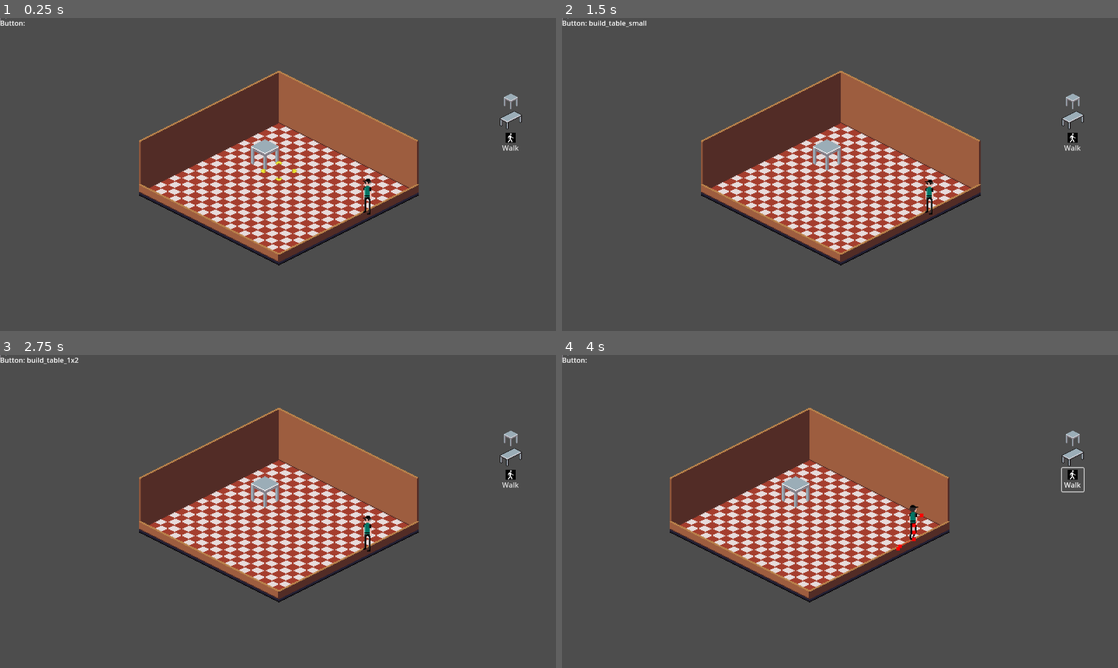
Above: before the commit, frames 1-4 (two rows, left to right).
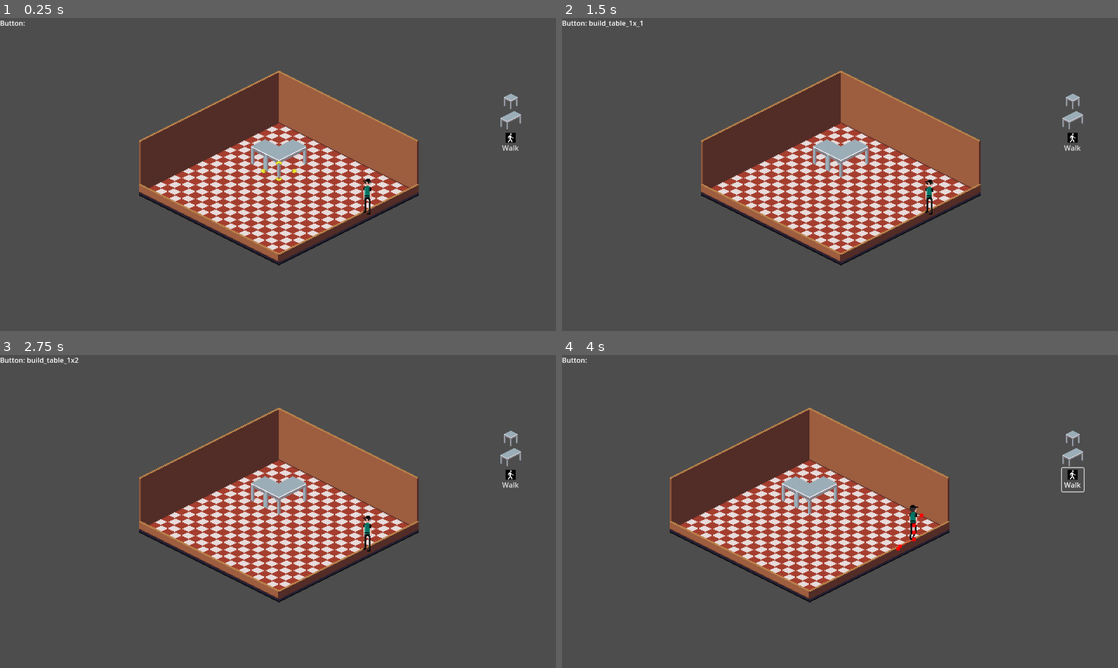
Above: after the commit, the same moments.

Repository: Evil-As-Shit/Za
Game: Godot game, scene res://Scenes/test.tscn
Same seed, same stepped clock (60 frames per second), same inputs: the game is played once before the commit and once after it.
Inputs (mouse positions are in pixels of both pictures, inside the frame that each line leads up to):
- Up to frame 1 (0.25 s): no input
- Up to frame 2 (1.5 s): click (1073, 99) at 0.52 s; click (1073, 99) at 1.27 s
- Up to frame 3 (2.75 s): click (511, 458) at 2 s
- Up to frame 4 (4 s): click "Walk" at 2.75 s; tap Enter at 3.5 s; move the mouse to (962, 495) at 3.52 s; press the mouse at (962, 495) at 3.53 s; hold D (right) from 3.53 s (still down)

The runs differ from the first frame. In frame 1, 0.4% of the frame differs, in the area x 0-94%, y 0-52%; in frame 2, 0.4%; in frame 3, 0.4%; in frame 4, 0.4%.

Commit message:
feat: BuildController knows when a build button has been pressed.

Diff:
--- /dev/null
+++ b/Scenes/Furniture/table_1x2.tscn
@@ -0,0 +1,14 @@
+[gd_scene load_steps=2 format=3 uid="uid://c6cq0tjrd6lvd"]
+
+[ext_resource type="Texture2D" uid="uid://bfgliaqa2ed7q" path="res://Assets/Sprites/furniture_spritesheet.png" id="1_jpcxa"]
+
+[node name="Table_1x1" type="Node2D"]
+y_sort_enabled = true
+
+[node name="Sprite2D" type="Sprite2D" parent="."]
+y_sort_enabled = true
+texture_filter = 1
+texture = ExtResource("1_jpcxa")
+offset = Vector2(8, -13.5)
+region_enabled = true
+region_rect = Rect2(0, 42, 50, 44)
--- a/Scenes/test.tscn
+++ b/Scenes/test.tscn
@@ -13,6 +13,7 @@
 [ext_resource type="Script" path="res://Scripts/GUI/TileMap.gd" id="8_hi6kt"]
 [ext_resource type="PackedScene" uid="uid://cok4eusvwc2xp" path="res://Scenes/Furniture/table_1x_1.tscn" id="9_hbtpm"]
 [ext_resource type="Script" path="res://Scripts/GUI/Cursor.gd" id="10_unskv"]
+[ext_resource type="PackedScene" uid="uid://c6cq0tjrd6lvd" path="res://Scenes/Furniture/table_1x2.tscn" id="14_xn3jh"]
 
 [sub_resource type="NavigationPolygon" id="NavigationPolygon_nd06k"]
 vertices = PackedVector2Array(-16, 0, 0, -8, 16, 0, 0, 8)
@@ -252,8 +253,15 @@
 zoom = Vector2(2, 2)
 script = ExtResource("1_56dxt")
 
-[node name="BuildingController" type="Node" parent="."]
+[node name="BuildingController" type="Node2D" parent="."]
+y_sort_enabled = true
 script = ExtResource("3_dura0")
+
+[node name="Table_1x1" parent="BuildingController" instance=ExtResource("9_hbtpm")]
+position = Vector2(16, -9)
+
+[node name="Table_1x2" parent="BuildingController" instance=ExtResource("14_xn3jh")]
+position = Vector2(32, -1)
 
 [node name="InputController" type="Node2D" parent="."]
 script = ExtResource("4_lk51g")
@@ -295,6 +303,3 @@
 sprite_frames = SubResource("SpriteFrames_34tj6")
 autoplay = "default"
 frame_progress = 0.678735
-
-[node name="Table_1x1" parent="." instance=ExtResource("9_hbtpm")]
-position = Vector2(16, -9)
--- a/Scenes/ui.tscn
+++ b/Scenes/ui.tscn
@@ -36,7 +36,7 @@
 offset_bottom = 210.0
 vertical = true
 
-[node name="build_table_small" type="TextureButton" parent="Control/BoxContainer"]
+[node name="build_table_1x_1" type="TextureButton" parent="Control/BoxContainer"]
 texture_filter = 1
 layout_mode = 2
 texture_normal = SubResource("AtlasTexture_bniil")
@@ -61,5 +61,6 @@
 script = ExtResource("3_ucfmw")
 
 [node name="Node2D" type="Node2D" parent="."]
+visible = false
 
 [node name="Table_1x1" parent="Node2D" instance=ExtResource("3_u8mdx")]
--- a/Scripts/Controllers/BuildingController.gd
+++ b/Scripts/Controllers/BuildingController.gd
@@ -2,9 +2,15 @@
 
 @onready var table_small = preload("res://Scenes/Furniture/table_1x_1.tscn")
 
+
+
 func _ready():
-	pass # Replace with function body.
+	SignalController.build.connect(self._on_build)
 
-# Called every frame. 'delta' is the elapsed time since the previous frame.
+
 func _process(_delta):
-	pass
+	if (GameData.game_mode != "action_build"): return
+#	print("Building!")
+
+func _on_build(to_build:String):
+	print("Building ", to_build)
--- a/Scripts/Controllers/InputController.gd
+++ b/Scripts/Controllers/InputController.gd
@@ -11,10 +11,10 @@
 func _input(event: InputEvent):
 	if (event.is_action_pressed("click_left")):
 		if (GameData.button_hovered != ""):
-			print("a button was pressed! ", GameData.button_hovered)
 			if (GameData.button_hovered == "debug_walk"): GameData.game_mode = "action_walk"
 			if (GameData.button_hovered.begins_with("build_")):
 				GameData.game_mode = "action_build"
+				SignalController.emit_signal("build", GameData.button_hovered.replace("build_", ""))
 		elif (GameData.game_mode == "action_walk"):
 			SignalController.emit_signal("debug_walk_to", get_global_mouse_position())
 		elif (GameData.game_mode == "action_build"):
--- a/Scripts/Controllers/SignalController.gd
+++ b/Scripts/Controllers/SignalController.gd
@@ -4,3 +4,4 @@
 var is_building : bool = false
 
 signal debug_walk_to
+signal build
Binary file changed: Assets/Sprites/furniture_spritesheet.png
Not shown: 1 places in Scenes/test.tscn that only renumber resources
